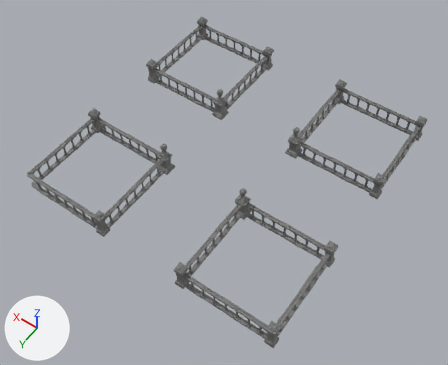
What one commit did to the FBX model Assets/Source/Environment/Levels/Dungeon/Rooms/Arena 01/Models/Dungeon_Arena_01_Railings.fbx.
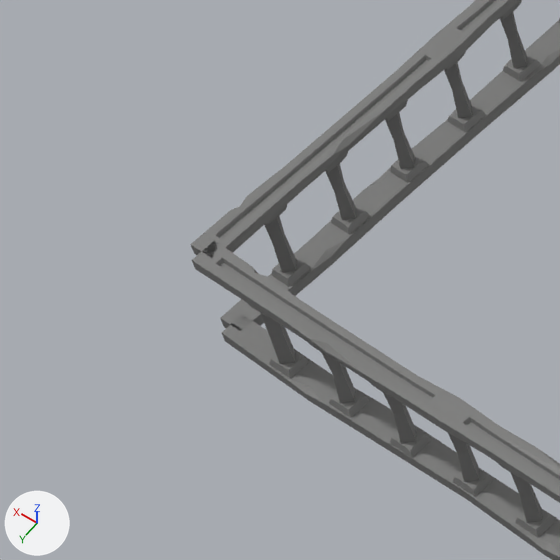
Old and new are each drawn whole from a 50 mm lens placed at (-12.44, 18.04, 26.04), pointed at (-0.54, 1.37, -0.16) and again close up on the part from 0% to 18% of the width and 38% to 60% of the height. The lights are fixed; the arrows at lower left show +X, +Y and +Z. Where no turn or scale is listed for an object, it has been applied to the vertices.

The scene before the commit, as lines of its bpy script (objects in view):
```python
me_scene_042 = bpy.data.meshes.new('Scene.042')
me_scene_042.from_pydata(...)  # 6740 vertices, 10814 faces; spans x -7.8..7.8, y -7.8..7.8, z 0.0..1.9
me_scene_042.materials.append(mat_dungeon_material_01)  # its picture is missing
ob_dungeon_arena_01_railings = bpy.data.objects.new('Dungeon_Arena_01_Railings', me_scene_042)
ob_dungeon_arena_01_railings.location = (0.0, 0.0, 0.0)
```
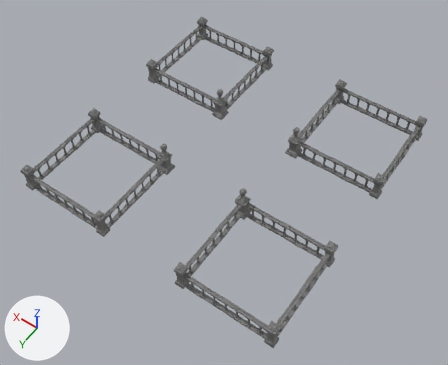
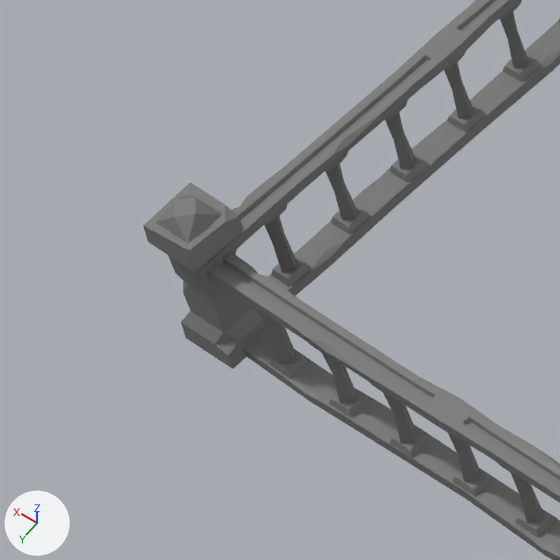
The change, as JSON lines over the scene's bpy script:
```json
{"block": "me_scene_042", "where": "me_scene_042.from_pydata(...)  # 6740 vertices, 10814 faces; spans x -7.8..7.8, y -7.8..7.8, z 0.0..1.9"}
{"block": "me_scene_042", "where": "# used by ob_dungeon_arena_01_railings; location = (0.0, 0.0, 0.0)"}
{"block": "me_scene_042", "change": "me_scene_042 part 1: the loose piece of 52 vertices spanning x 2.2..2.8, y 7.2..7.8, z 0.0..1.5 is copied, and the copy is moved by (5.0, 0.0, 0.0); it spans x 7.2..7.8, y 7.2..7.8, z 0.0..1.5"}
```

Location of each change, [x1, y1, x2, y2] in pixels of the close-ups (560 x 560 px):
```json
{"object": "Dungeon_Arena_01_Railings", "change": "reshaped", "before": [191, 0, 560, 560], "after": [143, 0, 560, 560]}
{"part": 1, "of": "me_scene_042", "change": "added", "after": [143, 182, 267, 369]}
```
